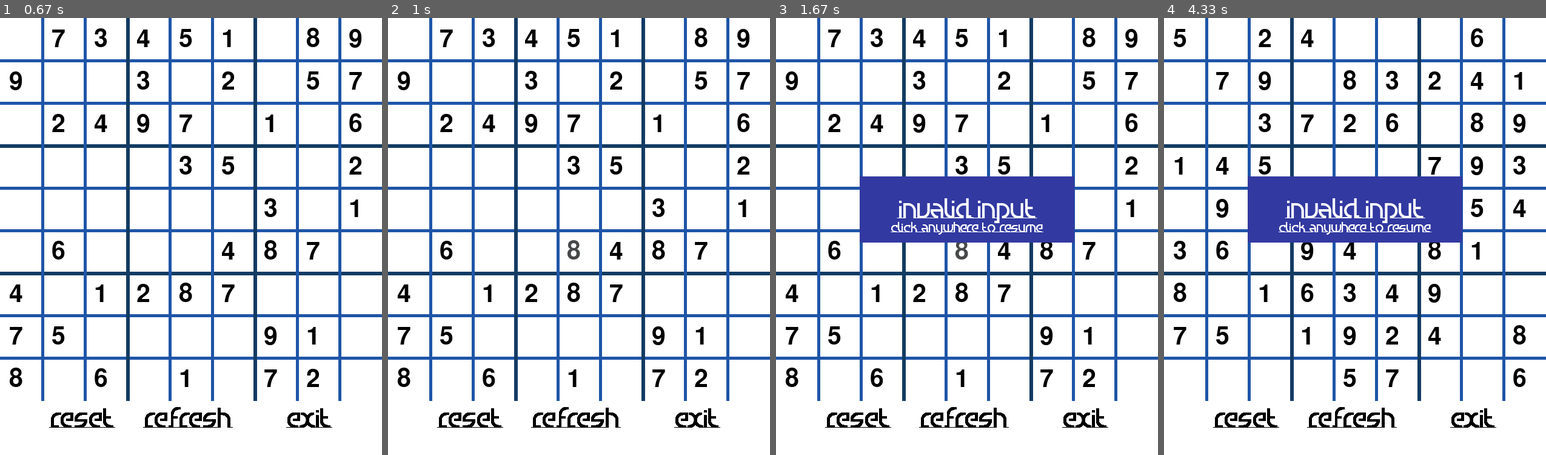
Above: before the commit, frames 1-4 (left to right).
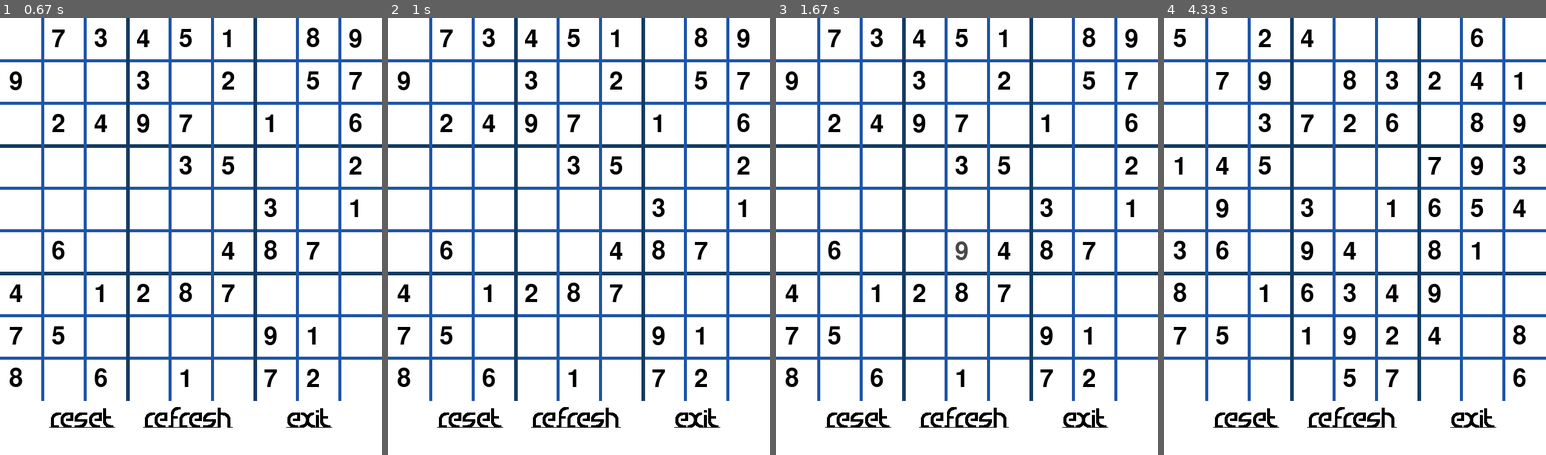
Above: after the commit, the same moments.

Repository: IsRo06/SODOKU-PROJECT-144
Game: pygame game, started from sudoku.py
Same seed, same stepped clock (60 frames per second), same inputs: the game is played once before the commit and once after it.
Inputs (mouse positions are in pixels of both pictures, inside the frame that each line leads up to):
- Up to frame 1 (0.67 s): click (175, 253) at 0.38 s
- Up to frame 2 (1 s): tap 8 at 0.67 s
- Up to frame 3 (1.67 s): tap 1 at 1 s; tap 9 at 1.33 s
- Up to frame 4 (4.33 s): click "Reset" at 2.22 s; click (1343, 162) at 2.55 s; tap 3 at 2.83 s; click "Reset" at 3.22 s; click "Easy" at 3.55 s; tap 2 at 3.83 s; tap 6 at 4.17 s

Frame 1 is identical in both runs. In frame 2, 0.1% of the frame differs, in the area x 46-51%, y 50-56%; in frame 3, 8.0%, in the area x 14-86%, y 36-94%; in frame 4, 8.0%.

Commit message:
Update sudoku.py
fixed small bug

Diff:
--- a/sudoku.py
+++ b/sudoku.py
@@ -203,6 +203,7 @@
                     number = 9
                 else:
                     #pop up when no number key is pressed
+                    number = 0
                     pop_up = Button(BLUE_BACKGROUND,(WIDTH // 2, HEIGHT//3+75),"Invalid Input",get_font(50),"White")
                     small_text = Button(None, (WIDTH // 2, HEIGHT//3+105), "Click anywhere to resume", get_font(25), "White")
                     pop_up.update(SCREEN)
